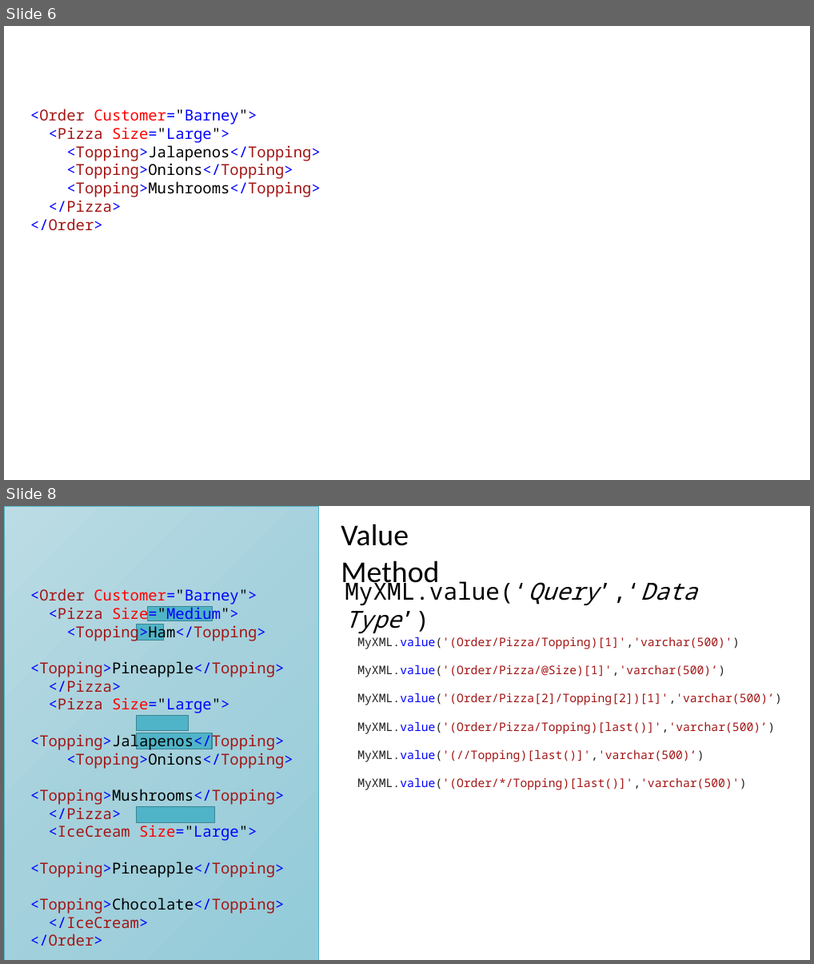
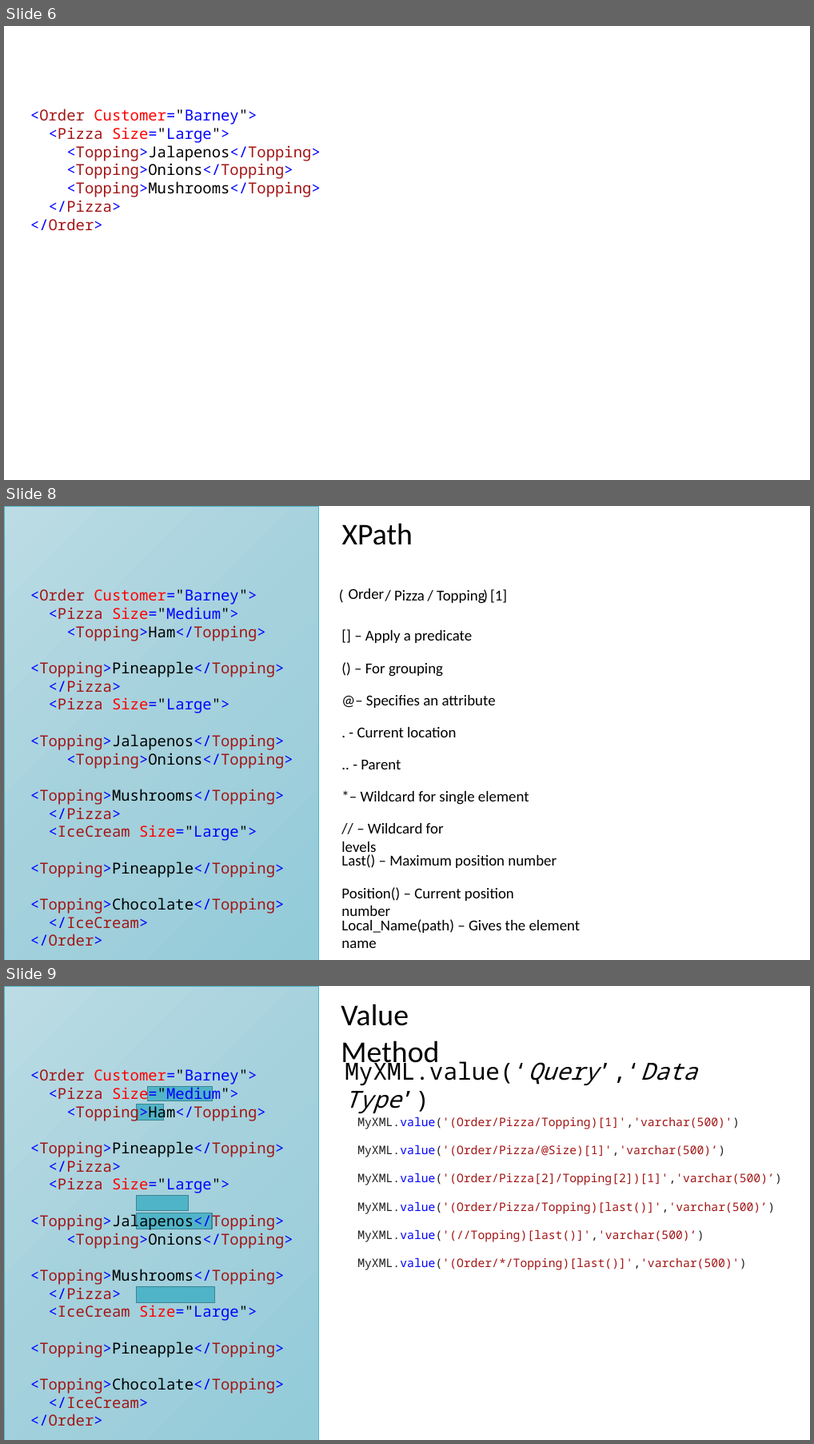
Before and after one commit to BarneyLawrence/XML-Queries-In-SQL-Server, a slide deck: Lightning Talk - An Introduction to Querying XML With T-SQL.pptx. Shown one above the other, each under a label of ours: slides 6 and 8 before the commit, slides 6, 8 and 9 after it; the slides between them are not shown. The pictures are 814x964 and 814x1444 pixels, drawn with LibreOffice and Linux fonts; fonts in the diff are those of the drawing. Boxes give left, top, right and bottom in pixels: in the first picture for what was removed or moved away, otherwise in the second. Text is boxed around its words. In the diff, an @@ line names an element or a change of style, - is before the commit and + after.

```diff
--- a/Lightning Talk - An Introduction to Querying XML With T-SQL.pptx
+++ b/Lightning Talk - An Introduction to Querying XML With T-SQL.pptx
@@ slide 8 added at [4, 506, 810, 960], background #FFFFFF @@
@@ rectangle added at [4, 506, 318, 960], fill gradient #BDDCE5 to #A5D1DD to #94CBD9, outline #50B4C8 0.75 pt @@
@@ text added at [342, 523, 414, 545], 36 pt, text #000000 @@
+XPath
@@ text added at [30, 588, 293, 945], 18 pt, text #A31515 @@
+<Order Customer="Barney">
+<Pizza Size="Medium">
+<Topping>Ham</Topping>
+<Topping>Pineapple</Topping>
+</Pizza>
+<Pizza Size="Large">
+<Topping>Jalapenos</Topping>
+<Topping>Onions</Topping>
+<Topping>Mushrooms</Topping>
+</Pizza>
+<IceCream Size="Large">
+<Topping>Pineapple</Topping>
+<Topping>Chocolate</Topping>
+</IceCream>
+</Order>
@@ text added at [333, 583, 498, 607], 18 pt, text #000000 @@
+( )
@@ text added at [349, 588, 385, 599], 18 pt, text #000000 @@
+Order
@@ text added at [394, 590, 425, 600], 18 pt, text #000000 @@
+/ Pizza
@@ text added at [437, 589, 485, 604], 18 pt, text #000000 @@
+/ Topping
@@ text added at [490, 589, 507, 603], 18 pt, text #000000 @@
+[1]
@@ text added at [366, 630, 472, 643], 18 pt, text #000000 @@
+[] – Apply a predicate
@@ text added at [366, 663, 443, 676], 18 pt, text #000000 @@
+() – For grouping
@@ text added at [366, 695, 496, 708], 18 pt, text #000000 @@
+@– Specifies an attribute
@@ text added at [358, 727, 456, 737], 18 pt, text #000000 @@
+. - Current location
@@ text added at [361, 760, 401, 769], 18 pt, text #000000 @@
+.. - Parent
@@ text added at [361, 791, 530, 804], 18 pt, text #000000 @@
+*– Wildcard for single element
@@ text added at [342, 823, 444, 856], 18 pt, text #000000 @@
+// – Wildcard for levels
@@ text added at [342, 854, 557, 868], 18 pt, text #000000 @@
+Last() – Maximum position number
@@ text added at [342, 887, 514, 920], 18 pt, text #000000 @@
+Position() – Current position number
@@ text added at [342, 919, 581, 948], 18 pt, text #000000 @@
+Local_Name(path) – Gives the element name
@@ what was slide 8 is now slide 9 @@
```
Also in this commit, not shown: 4 slides changed, 2 other slides added.
